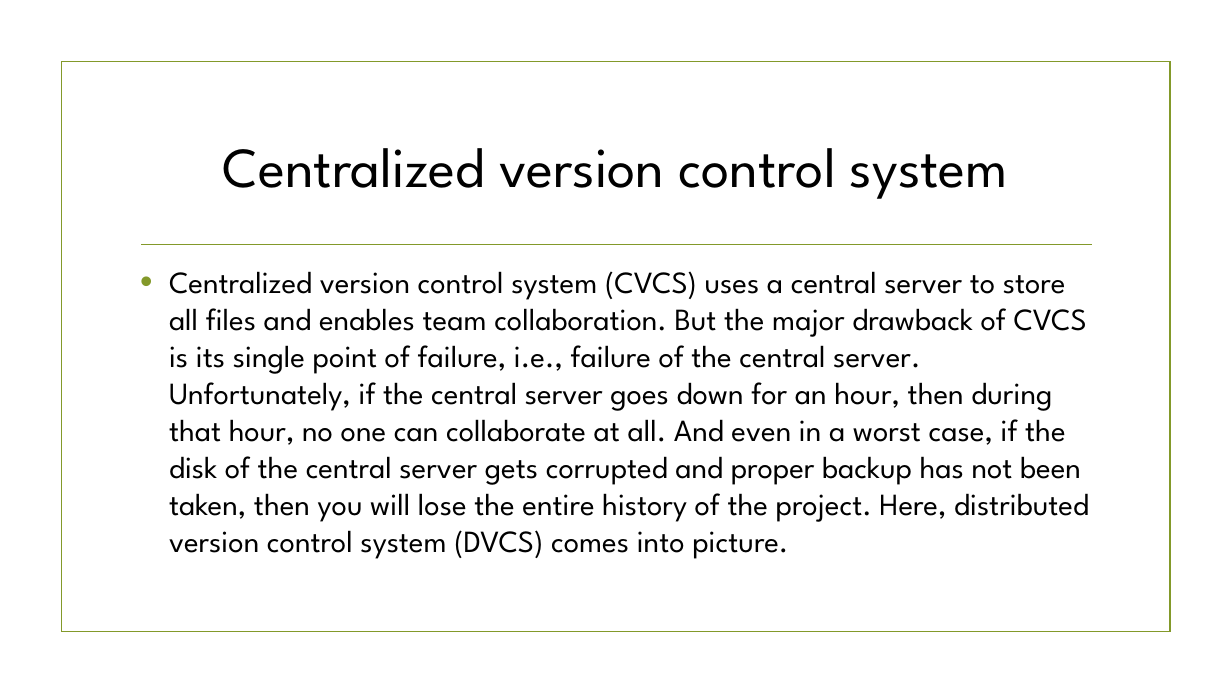
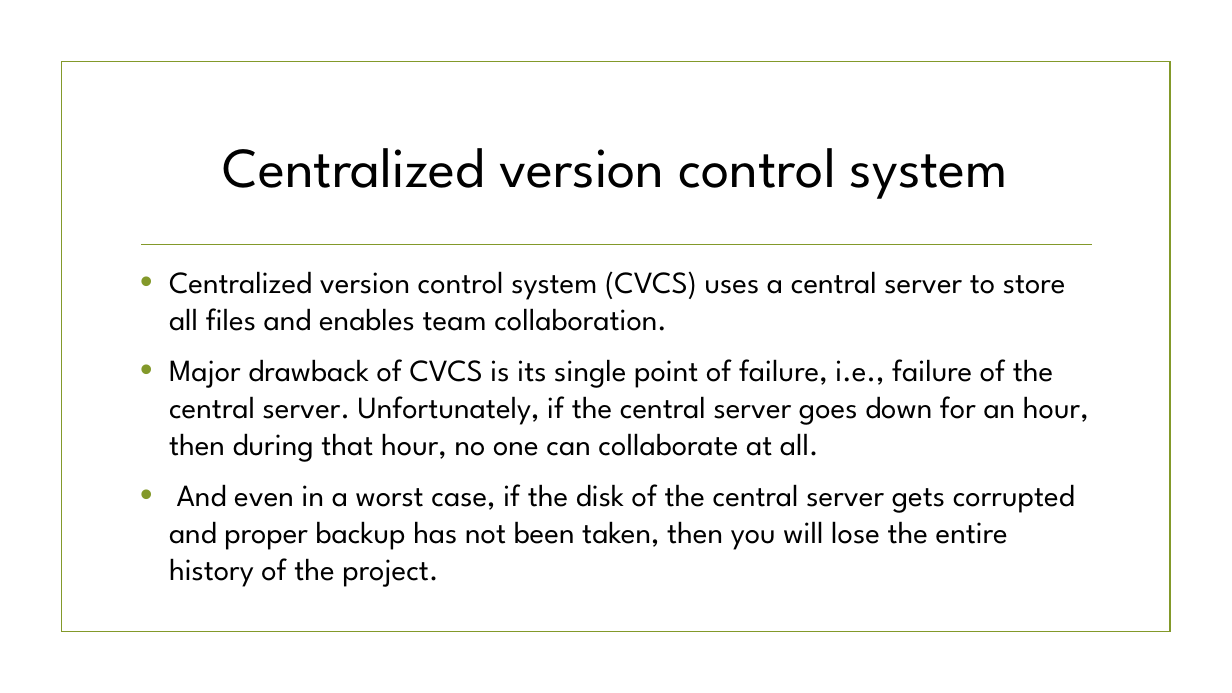
Before and after one commit to Rameshwar-Sarma/sumit, a slide deck: slide 3 of git.pptx. Drawn at 1232x693 pixels with LibreOffice and Linux fonts; fonts in the diff are those of the drawing; background and template pictures are left out. Boxes give left, top, right and bottom in pixels: in the first picture for what was removed or moved away, otherwise in the second. Text is boxed around its words. In the diff, an @@ line names an element or a change of style, - is before the commit and + after.

```diff
--- a/git.pptx
+++ b/git.pptx
@@ text at (169,271,1089,587): text changed @@
-• Centralized version control system (CVCS) uses a central server to store all files and enables team collaboration. But the major drawback of CVCS is its single point of failure, i.e., failure of the central server. Unfortunately, if the central server goes down for an hour, then during that hour, no one can collaborate at all. And even in a worst case, if the disk of the central server gets corrupted and proper backup has not been taken, then you will lose the entire history of the project. Here, distributed version control system (DVCS) comes into picture.
+• Centralized version control system (CVCS) uses a central server to store all files and enables team collaboration.
+• Major drawback of CVCS is its single point of failure, i.e., failure of the central server. Unfortunately, if the central server goes down for an hour, then during that hour, no one can collaborate at all.
+• And even in a worst case, if the disk of the central server gets corrupted and proper backup has not been taken, then you will lose the entire history of the project.
```
Also in this commit, not shown: 4 other slides changed, 8 slides added.
